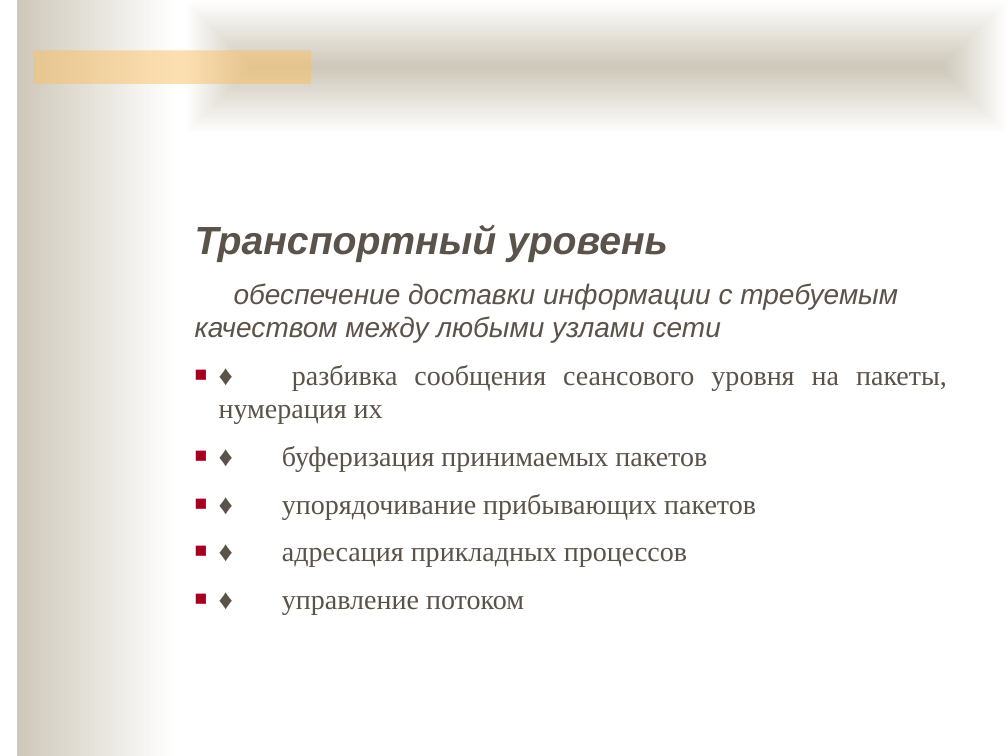
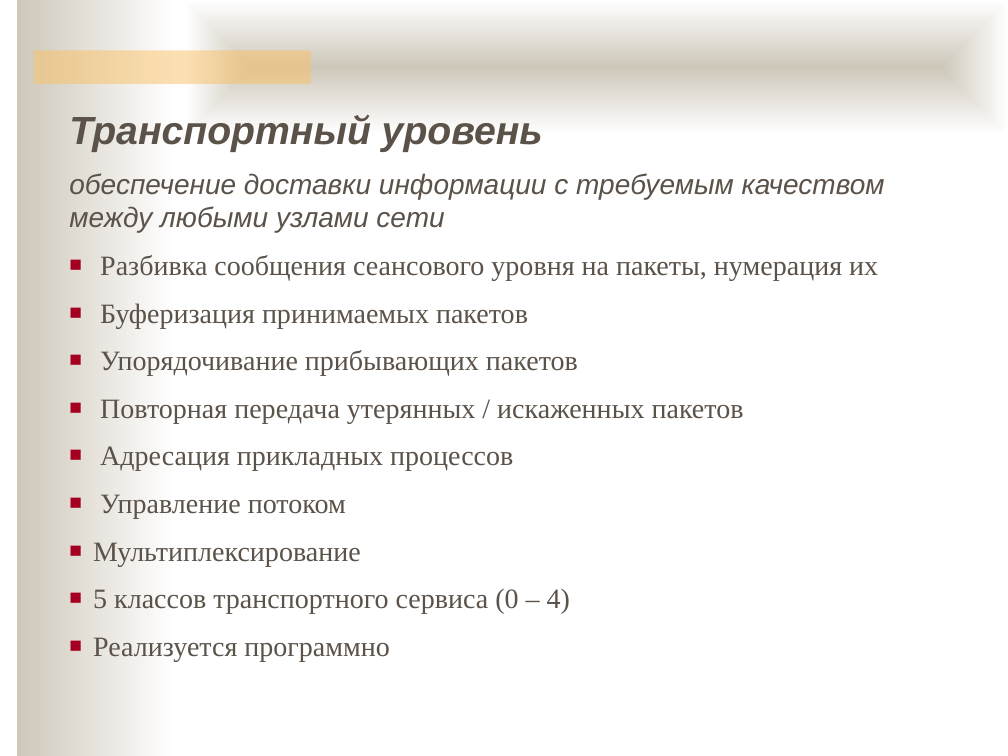
Before and after one commit to ukoloff/nets, a slide deck: slide 19 of 04.pptx. Drawn at 1008x756 pixels with LibreOffice and Linux fonts; fonts in the diff are those of the drawing; background and template pictures are left out. Boxes give left, top, right and bottom in pixels: in the first picture for what was removed or moved away, otherwise in the second. Text is boxed around its words. In the diff, an @@ line names an element or a change of style, - is before the commit and + after.

```diff
--- a/04.pptx
+++ b/04.pptx
@@ text "Транспортный уровень": place and size @@
-text "Транспортный уровень" at bbox=[195, 225, 947, 614]
+text "Транспортный уровень" at bbox=[69, 115, 885, 661]
@@ text at bbox=[93, 255, 878, 661]: text changed @@
-■ ♦ разбивка сообщения сеансового уровня на пакеты, нумерация их
-■ ♦ буферизация принимаемых пакетов
-■ ♦ упорядочивание прибывающих пакетов
-■ ♦ адресация прикладных процессов
-■ ♦ управление потоком
+■ Разбивка сообщения сеансового уровня на пакеты, нумерация их
+■ Буферизация принимаемых пакетов
+■ Упорядочивание прибывающих пакетов
+■ Повторная передача утерянных / искаженных пакетов
+■ Адресация прикладных процессов
+■ Управление потоком
+■ Мультиплексирование
+■ 5 классов транспортного сервиса (0 – 4)
+■ Реализуется программно
```
Also in this commit, not shown: 13 other slides changed, 8 slides added, 20 slides removed.
